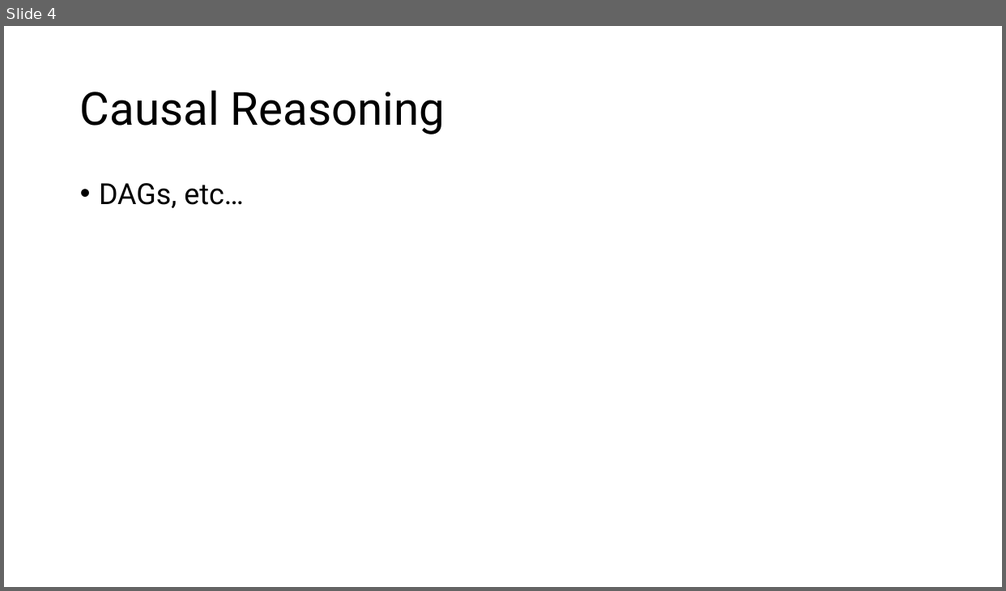
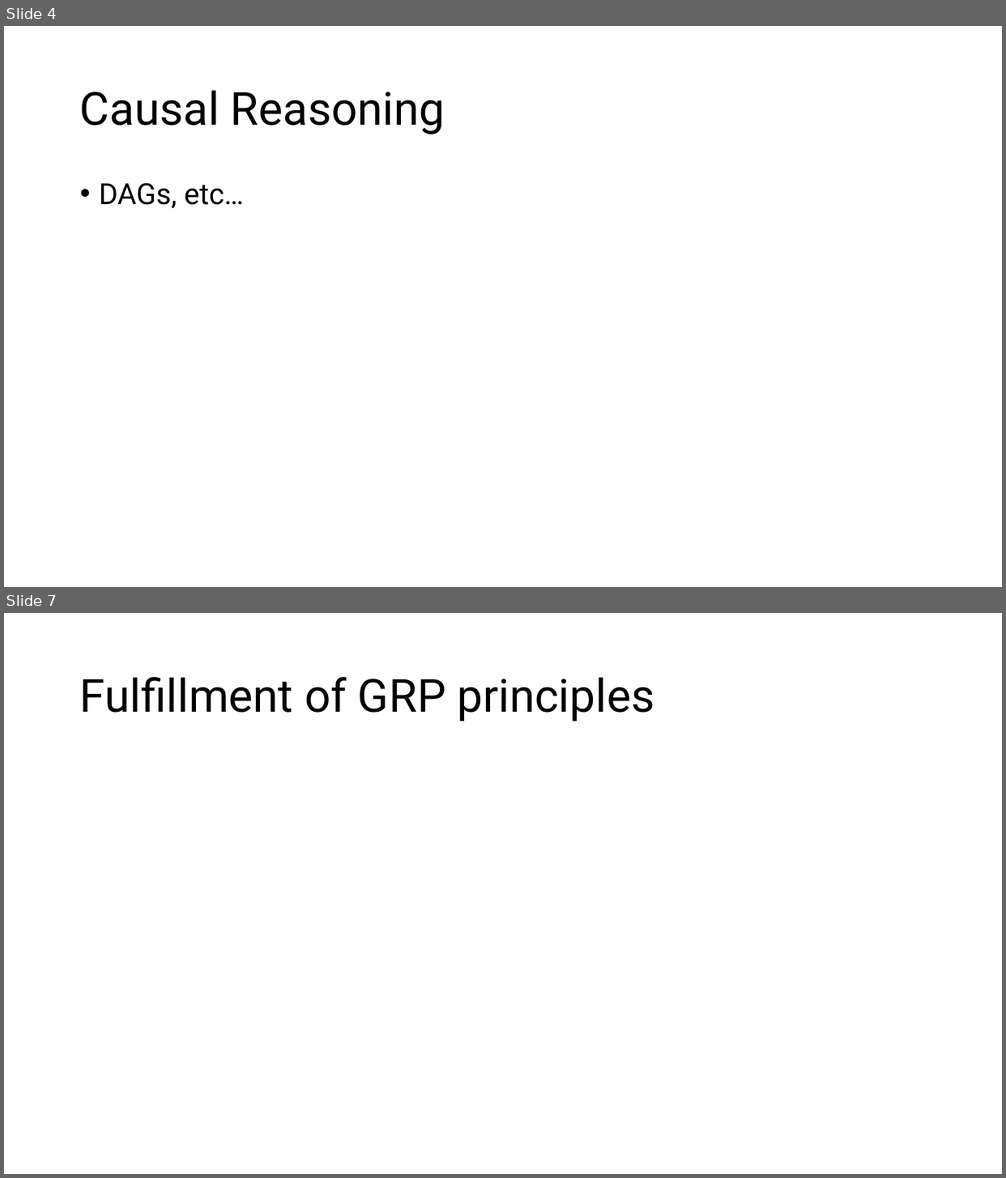
Before and after one commit to starnma1/BME_321_MiniProject, a slide deck: presentation/miniproject_presentation.pptx. Shown one above the other, each under a label of ours: slide 4 before the commit, slides 4 and 7 after it; the slides between them are not shown. The pictures are 1006x591 and 1006x1178 pixels, drawn with LibreOffice and Linux fonts; fonts in the diff are those of the drawing. Boxes give left, top, right and bottom in pixels: in the first picture for what was removed or moved away, otherwise in the second. Text is boxed around its words. In the diff, an @@ line names an element or a change of style, - is before the commit and + after.

```diff
--- a/presentation/miniproject_presentation.pptx
+++ b/presentation/miniproject_presentation.pptx
@@ slide 7 added at [4,613,1002,1174], background #FFFFFF @@
@@ title added at [80,677,654,722], 44 pt, text #000000 @@
+Fulfillment of GRP principles
```
Also in this commit, not shown: 2 slides changed, 2 other slides added, 1 slide removed, 1 other file.
